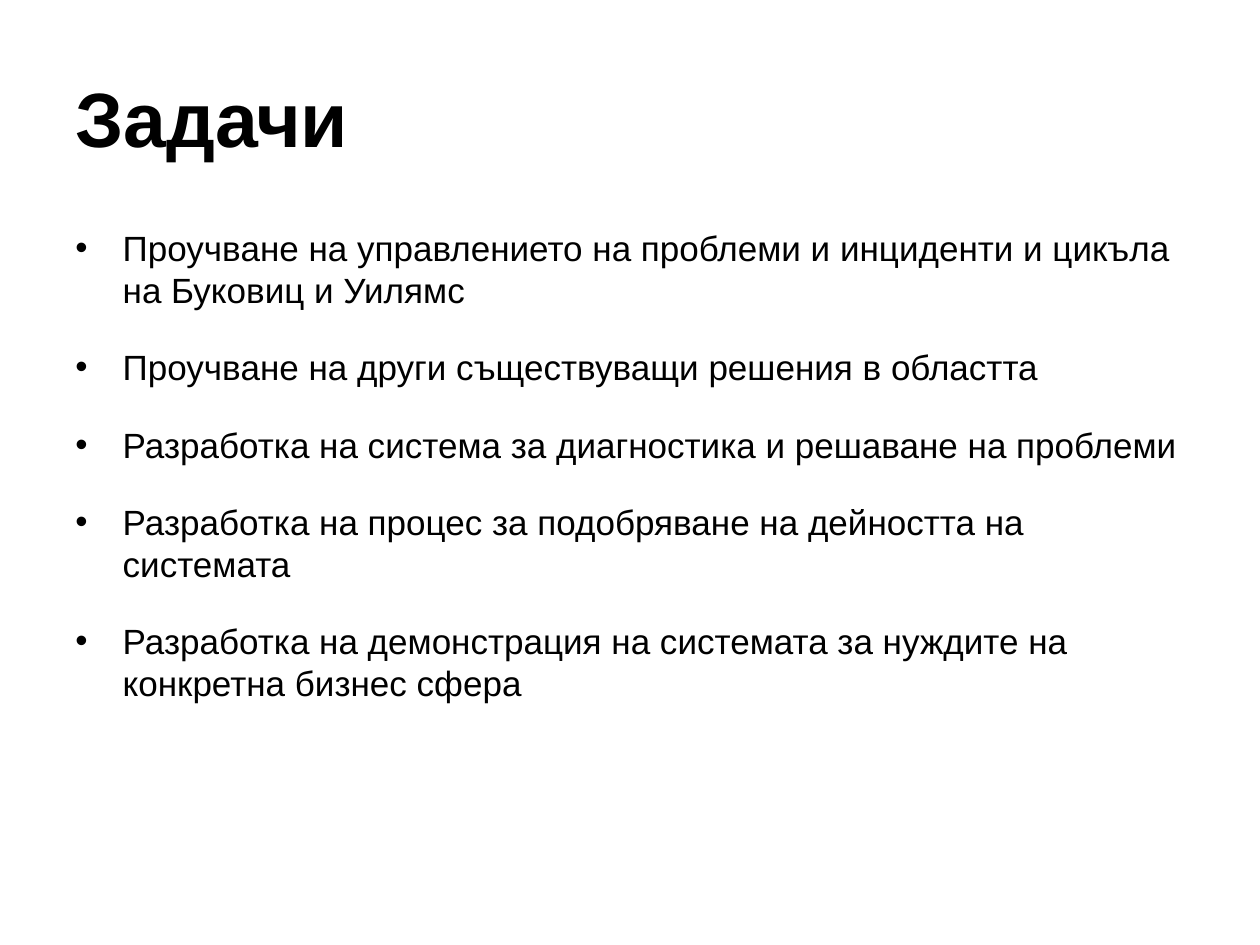
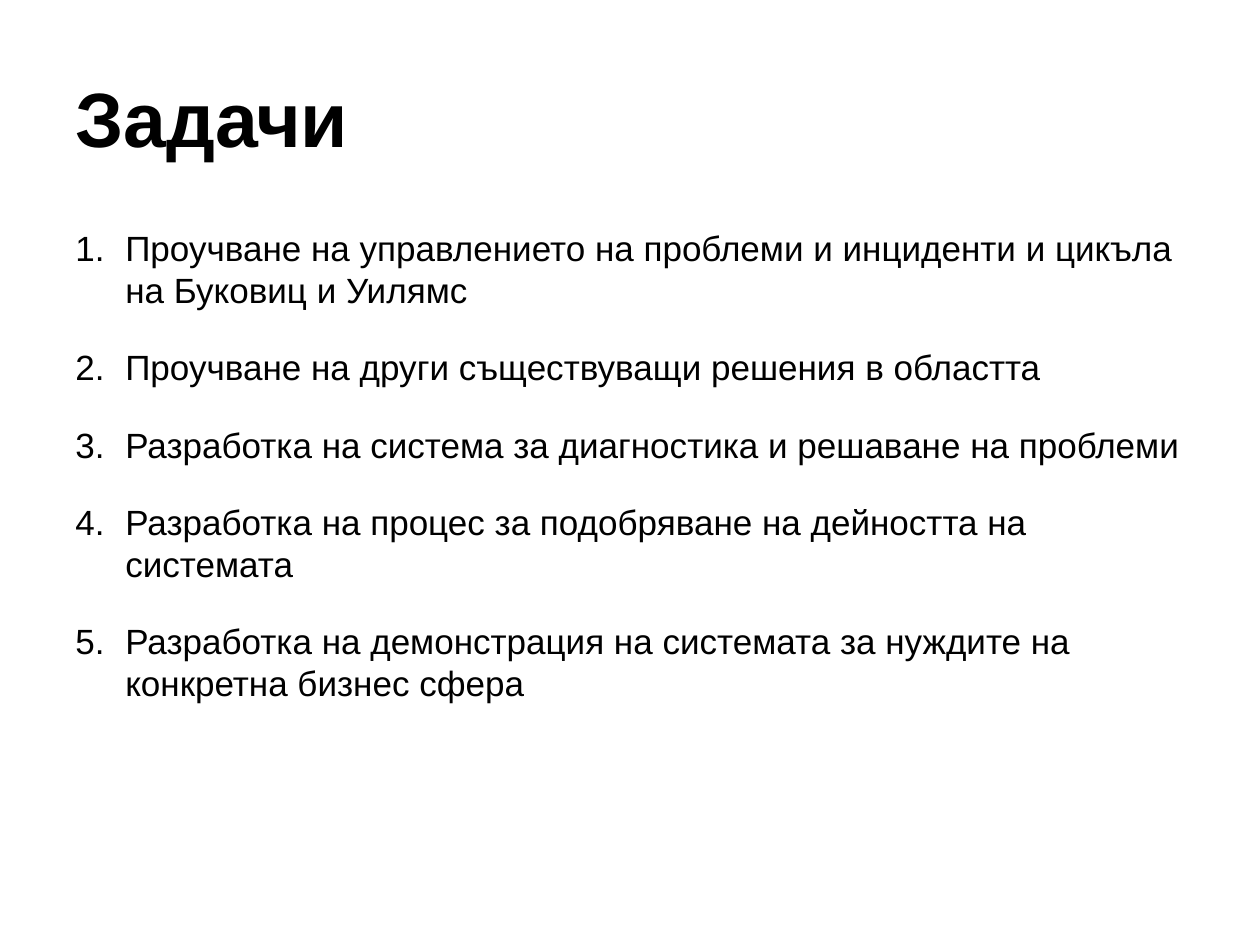
Before and after one commit to bubata85/problem_solver, a slide deck: slide 3 of docs/official/problem_solver.ppt. Drawn at 1260x945 pixels with LibreOffice and Linux fonts; fonts in the diff are those of the drawing; background and template pictures are left out. Boxes give left, top, right and bottom in pixels: in the first picture for what was removed or moved away, otherwise in the second. Text is boxed around its words. In the diff, an @@ line names an element or a change of style, - is before the commit and + after.

```diff
--- a/docs/official/problem_solver.ppt
+++ b/docs/official/problem_solver.ppt
@@ text "Проучване на управлението на проблеми ..." at box(125, 235, 1179, 702): bullet • to 1. @@
```
Also in this commit, not shown: 1 other slide changed, 1 slide added, 2 other files.
